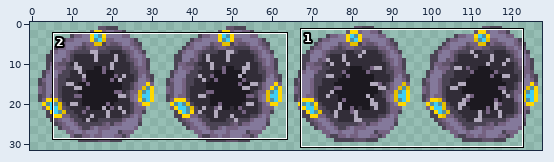
Edited in one commit: sprite sheet (data/entities/animals/boss_lukki/lukki_feet/boss_lukki_sprite.png). The picture above shows the old version from afar; the outline marks the close-up.
Close-up. First the earlier version:
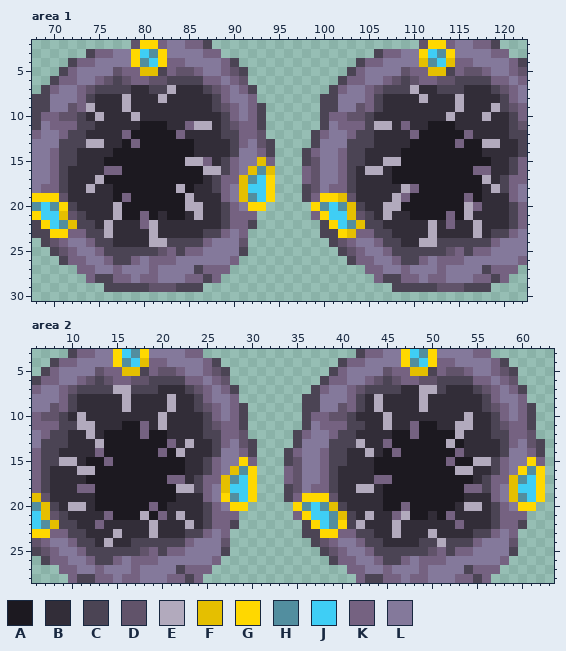
The file is 128x32 pixels. Shown: area 1: x 68..122, y 2..30; area 2: x 6..63, y 3..28.
Palette (. is transparent): A #1c1920  B #322d38  C #4b4454  D #61536a  E #b2aabd  F #e5bf00  G #ffd800  H #528e9f  J #3fcef5  K #756281  L #84799b
After:
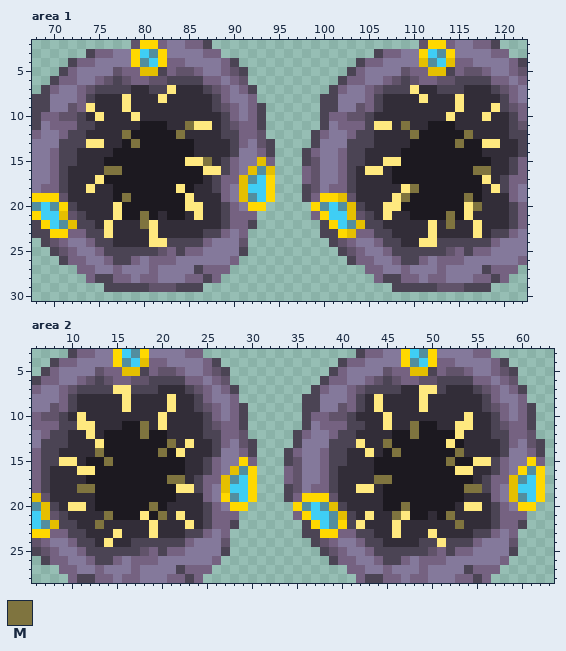
Colours new in this view: M #7f743f
Change:
colour E: #b2aabd -> #ffe97f
Area 1:
y 11: x 85 K -> M; x 109 K -> M
y 12: x 78 K -> M; x 84 K -> M; x 110 K -> M; x 116 K -> M
y 13: x 79 K -> M; x 115 K -> M
y 15: x 87 K -> M
y 16: x 76..77 KK -> MM; x 117..118 KK -> MM
y 18: x 110 K -> M
y 19: x 78 K -> M; x 109 K -> M; x 116 K -> M
y 20: x 117 K -> M
y 21..22: x 80 K -> M; x 114 K -> M
Area 2:
y 11..12: x 18 K -> M; x 48 K -> M
y 13: x 21 K -> M; x 45 K -> M
y 14: x 13 K -> M; x 20 K -> M; x 46 K -> M; x 53 K -> M
y 15: x 14 K -> M; x 52 K -> M
y 17: x 21..22 KK -> MM; x 44..45 KK -> MM
y 18: x 11..12 KK -> MM; x 54..55 KK -> MM
y 20: x 19 K -> M; x 47 K -> M
y 21: x 14 K -> M; x 20 K -> M; x 46 K -> M; x 52 K -> M
y 22: x 13 K -> M; x 53 K -> M
Pixel boxes of the changes (left, top, right, bottom) in both close-ups:
changed: (86, 85, 221, 247)
changed: (365, 85, 500, 247)
changed: (59, 385, 194, 547)
changed: (356, 385, 491, 547)
